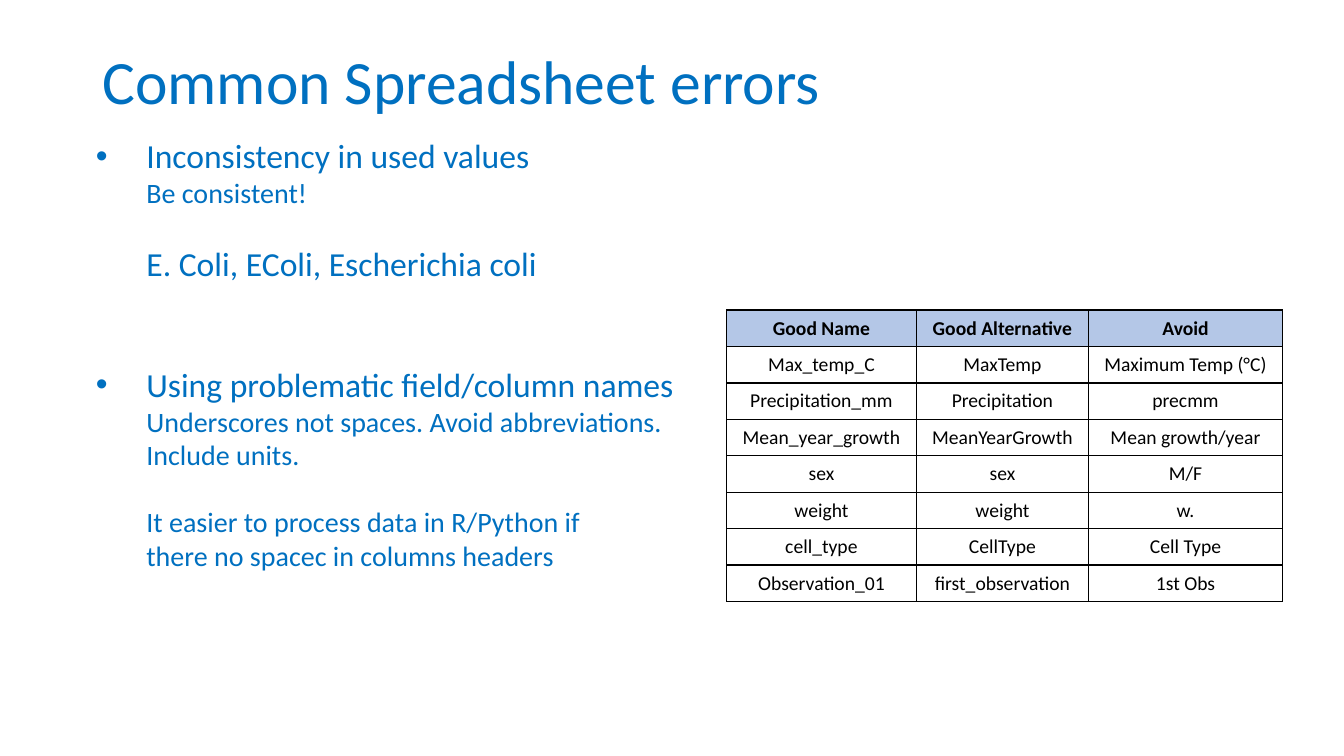
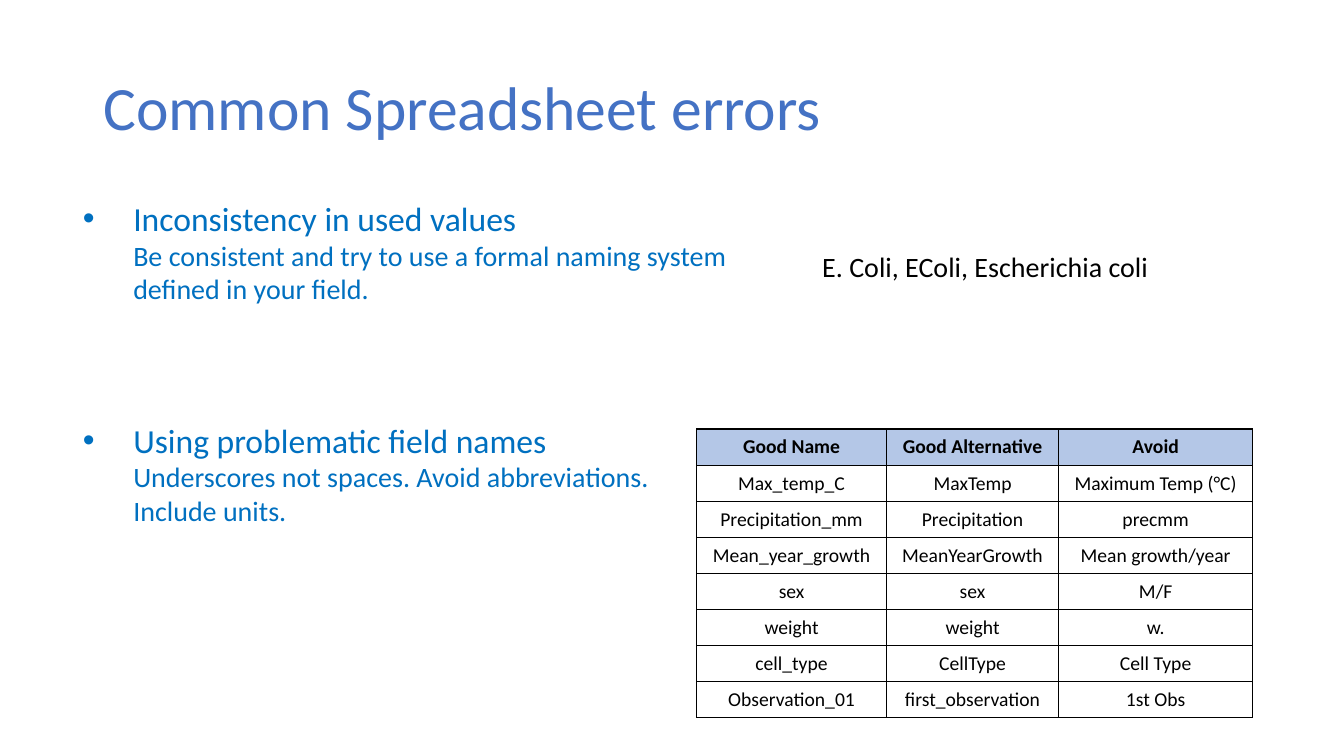
Before and after one commit to tzielins/private-fair-for-busy-biologists, a slide deck: slide 15 of instructors/03_Data-in-excel_v3.3.pptx. Drawn at 1344x756 pixels with LibreOffice and Linux fonts; fonts in the diff are those of the drawing; background and template pictures are left out. Boxes give left, top, right and bottom in pixels: in the first picture for what was removed or moved away, otherwise in the second. Text is boxed around its words. In the diff, an @@ line names an element or a change of style, - is before the commit and + after.

```diff
--- a/instructors/03_Data-in-excel_v3.3.pptx
+++ b/instructors/03_Data-in-excel_v3.3.pptx
@@ title "Common Spreadsheet errors" moved from (x1=102, y1=61, x2=819, y2=114) to (x1=103, y1=87, x2=820, y2=140) @@
@@ title "Common Spreadsheet errors" at (x1=103, y1=87, x2=820, y2=140): text colour #0070C0 to #4472C4 @@
@@ text "Inconsistency in used values" moved from (x1=146, y1=144, x2=673, y2=571) to (x1=133, y1=207, x2=726, y2=522) @@
@@ text at (x1=133, y1=246, x2=726, y2=459): text changed; size 24 to 20 pt @@
-  Be consistent!
-  E. Coli, EColi, Escherichia coli
-• Using problematic field/column names
+  Be consistent and try to use a formal naming system defined in your field.
+• Using problematic field names
@@ text added at (x1=822, y1=257, x2=1148, y2=281), 20 pt, text #000000 @@
+E. Coli, EColi, Escherichia coli
@@ table moved from (x1=727, y1=311, x2=1282, y2=600) to (x1=697, y1=430, x2=1252, y2=719) @@
@@ text at (x1=146, y1=512, x2=580, y2=571): paragraph removed @@
-  It easier to process data in R/Python if
-  there no spacec in columns headers
```
Also in this commit, not shown: 14 other slides changed, 2 slides added, 1 slide removed.
